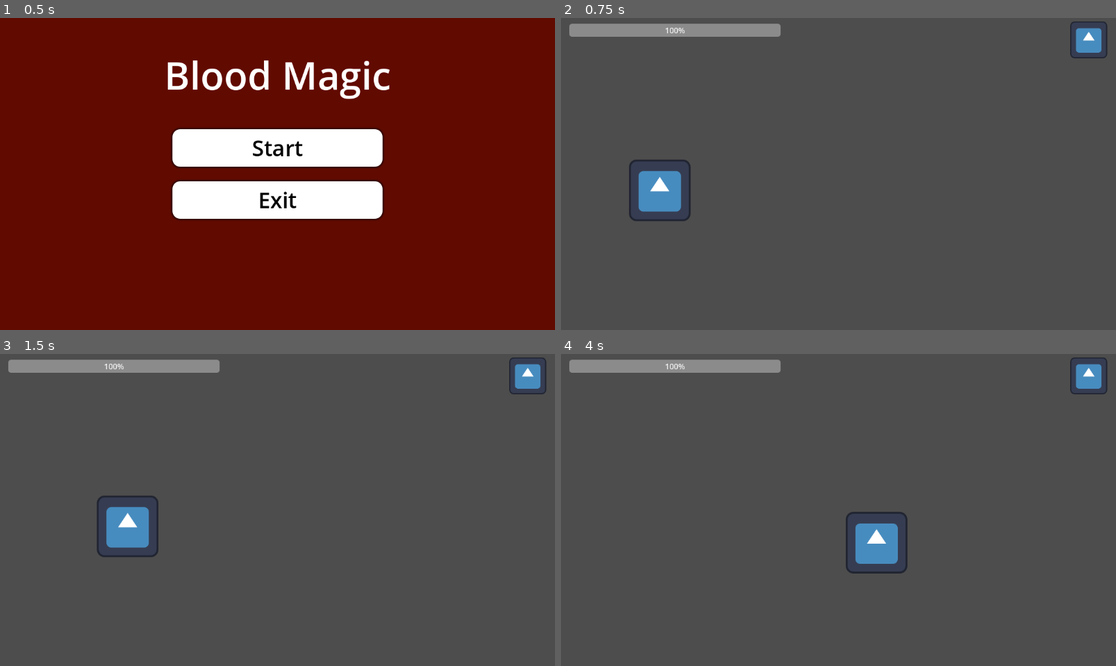
Above: before the commit, frames 1-4 (two rows, left to right).
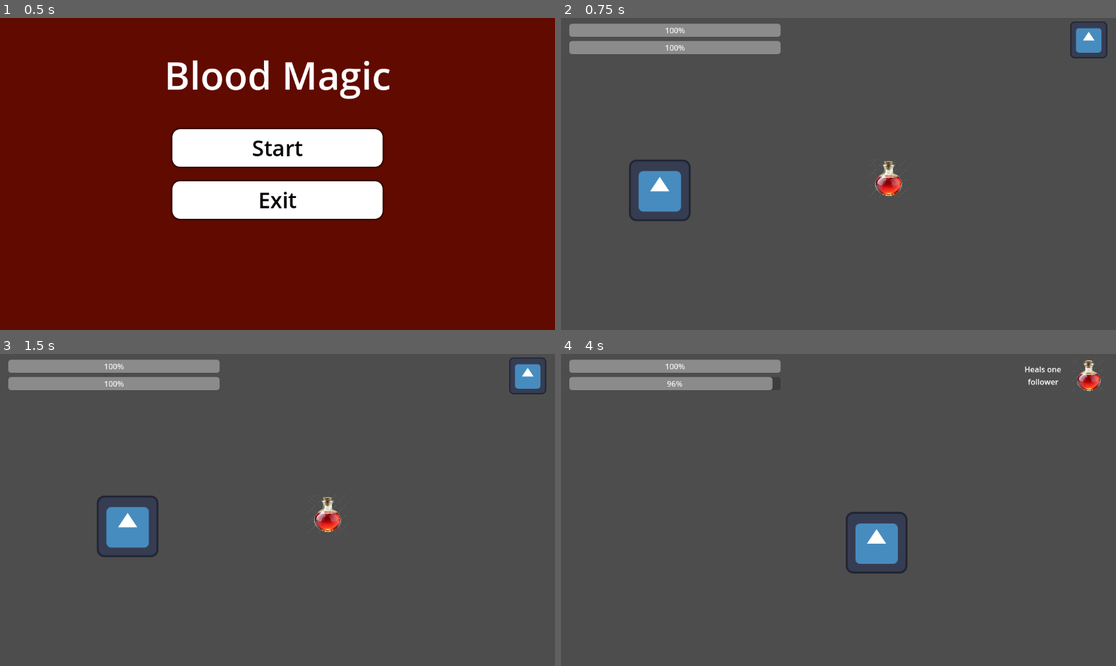
Above: after the commit, the same moments.

Repository: ckfrancois/BloodMagic
Game: Godot game, scene res://scenes/menus/main_menu.tscn
Two runs of this game, one before a commit and one after it. Both use one fixed random seed, a clock stepped at 60 frames per second and the inputs below. The engine's default icon, where the game draws it, is replaced by a stand-in: a white triangle on a blue panel in a dark square.
Inputs:
- Up to frame 1 (0.5 s): no input
- Up to frame 2 (0.75 s): click "Start" at 0.5 s
- Up to frame 3 (1.5 s): tap Enter at 1.25 s; hold Right (Right) from 1.28 s (still down); tap Space (Use Item, bound only after the commit) at 1.35 s
- Up to frame 4 (4 s): release Right (Right) at 2.03 s; hold Down (Down) 2.03-2.78 s; tap Space (Use Item, bound only after the commit) at 2.1, 2.85, 3.6 s; hold Right (Right) 2.78-3.53 s; hold Up (Up) from 3.53 s (still down)

Frame 1 is identical in both runs. In frame 2, 2.0% of the frame differs, in the area x 1-62%, y 7-58%; in frame 3, 2.0%; in frame 4, 2.2%, in the area x 1-99%, y 1-13%.

Commit message:
Healing logic working, items are infinite though
Need to implement discarding an item. Heal all has yet to be tested

Diff:
--- a/blood-magic/project.godot
+++ b/blood-magic/project.godot
@@ -41,4 +41,28 @@
 "events": [Object(InputEventKey,"resource_local_to_scene":false,"resource_name":"","device":-1,"window_id":0,"alt_press …(195 unchanged characters)…
 ]
 }
-config/icon="res://assets/misc/icon.svg"
+"Use Item"={
+"deadzone": 0.2,
+"events": [Object(InputEventKey,"resource_local_to_scene":false,"resource_name":"","device":-1,"window_id":0,"alt_pressed":false,"shift_pressed":false,"ctrl_pressed":false,"meta_pressed":false,"pressed":false,"keycode":0,"physical_keycode":32,"key_label":0,"unicode":32,"location":0,"echo":false,"script":null)
+]
+}
+heal_1={
+"deadzone": 0.2,
+"events": [Object(InputEventKey,"resource_local_to_scene":false,"resource_name":"","device":-1,"window_id":0,"alt_pressed":false,"shift_pressed":false,"ctrl_pressed":false,"meta_pressed":false,"pressed":false,"keycode":0,"physical_keycode":49,"key_label":0,"unicode":49,"location":0,"echo":false,"script":null)
+]
+}
+heal_2={
+"deadzone": 0.2,
+"events": [Object(InputEventKey,"resource_local_to_scene":false,"resource_name":"","device":-1,"window_id":0,"alt_pressed":false,"shift_pressed":false,"ctrl_pressed":false,"meta_pressed":false,"pressed":false,"keycode":0,"physical_keycode":50,"key_label":0,"unicode":50,"location":0,"echo":false,"script":null)
+]
+}
+heal_3={
+"deadzone": 0.2,
+"events": [Object(InputEventKey,"resource_local_to_scene":false,"resource_name":"","device":-1,"window_id":0,"alt_pressed":false,"shift_pressed":false,"ctrl_pressed":false,"meta_pressed":false,"pressed":false,"keycode":0,"physical_keycode":51,"key_label":0,"unicode":51,"location":0,"echo":false,"script":null)
+]
+}
+heal_4={
+"deadzone": 0.2,
+"events": [Object(InputEventKey,"resource_local_to_scene":false,"resource_name":"","device":-1,"window_id":0,"alt_pressed":false,"shift_pressed":false,"ctrl_pressed":false,"meta_pressed":false,"pressed":false,"keycode":0,"physical_keycode":52,"key_label":0,"unicode":52,"location":0,"echo":false,"script":null)
+]
+}
--- a/blood-magic/scenes/enemy/enemy.tscn
+++ b/blood-magic/scenes/enemy/enemy.tscn
@@ -1,14 +1,19 @@
-[gd_scene load_steps=5 format=3 uid="uid://bn2oryar6amqd"]
+[gd_scene load_steps=9 format=3 uid="uid://bn2oryar6amqd"]
 
 [ext_resource type="Script" uid="uid://3btteotqdb8p" path="res://scenes/enemy/enemy.gd" id="1_40wdo"]
 [ext_resource type="Texture2D" uid="uid://mm8ik78skmd0" path="res://assets/misc/icon.svg" id="1_a3pup"]
 [ext_resource type="PackedScene" uid="uid://bwhxbjlgkgmoy" path="res://scripts/enemy/turnzone.tscn" id="2_40wdo"]
+[ext_resource type="Script" uid="uid://c3ni3qnlma52i" path="res://scenes/combat.gd" id="2_nbhyu"]
+[ext_resource type="Resource" uid="uid://1t0a0rn30cqi" path="res://assets/actions/drain.tres" id="3_13gj6"]
+[ext_resource type="Resource" uid="uid://bvnbcxmhpyhx0" path="res://assets/actions/life_steal.tres" id="4_4efjx"]
+[ext_resource type="Resource" uid="uid://c5veuha86g3sw" path="res://assets/actions/reckless_exchange.tres" id="5_hvxgb"]
 
 [sub_resource type="RectangleShape2D" id="RectangleShape2D_epypp"]
 size = Vector2(107, 107)
 
 [node name="enemy" type="Node2D"]
 script = ExtResource("1_40wdo")
+combatActions = Array[ExtResource("2_nbhyu")]([ExtResource("3_13gj6"), ExtResource("4_4efjx"), ExtResource("5_hvxgb")])
 
 [node name="Sprite2D" type="Sprite2D" parent="."]
 texture = ExtResource("1_a3pup")
--- a/blood-magic/scenes/modes/hud.gd
+++ b/blood-magic/scenes/modes/hud.gd
@@ -1,27 +1,71 @@
 extends CanvasLayer
 
+const MAX_MEMBERS = 4
+
 @onready var itemSlot = $ItemSlot
+@onready var itemDesc = $ItemDesc
+
 @onready var health1 = $HealthBar1
 @onready var health2 = $HealthBar2
 @onready var health3 = $HealthBar3
 @onready var health4 = $HealthBar4
 var cultHealth: Array[ProgressBar]
 @onready var player = get_parent().get_node("Player")
+var selecting = false
 
 func _ready() -> void:
 	player.itemCollected.connect(_on_item_collected)
 	player.healthChanged.connect(_on_health_changed)
 	cultHealth = [health1,health2,health3,health4]
+	print(player.heldItem)
+
+func _process(delta) -> void:
+	if !player.heldItem.is_empty():
+		if Input.is_action_just_pressed("Use Item"):
+			if player.heldItem["type"] == "all":
+				heal_all()
+			elif player.heldItem["type"] == "single":
+				show_selection_numbers()
+				selecting = true
+
+		if selecting:
+			for i in range(MAX_MEMBERS):
+				if !player.cultist[i].is_empty():
+					if Input.is_action_just_pressed("heal_%d" % (i+1)):
+						heal_one(i)
+						hide_selection_numbers()
+						selecting = false
 
 func _on_item_collected(itemData: Dictionary):
 	updateItem(itemData)
 
 func updateItem(itemData: Dictionary):
 	itemSlot.setItem(itemData)
+	itemDesc.text = itemData["Description"]
 
 func _on_health_changed(data: Dictionary, num: int):
 	updateHealth(data, num)
 
 func updateHealth(data: Dictionary, num: int):
-	cultHealth[num].value = data["currHealth"] * 100 / data["maxHealth"]
+	cultHealth[num].value = data["currHealth"]
+	cultHealth[num].max_value = data["maxHealth"]
 	cultHealth[num].visible = true
+
+func heal_all():
+	for i in range(MAX_MEMBERS):
+		if !player.cultist[i].is_empty():
+			player.cultist[i]["currHealth"] = min(player.cultist[i]["maxHealth"], player.cultist[i]["currHealth"] + player.heldItem["heal amount"])
+			updateHealth(player.cultist[i],i)
+	player.use_item()
+
+func heal_one(i: int):
+	print("hi")
+	if !player.cultist[i].is_empty():
+		player.cultist[i]["currHealth"] = min(player.cultist[i]["maxHealth"], player.cultist[i]["currHealth"] + player.heldItem["heal amount"])
+		updateHealth(player.cultist[i],i)
+
+func show_selection_numbers():
+	pass
+
+func hide_selection_numbers():
+	pass
--- a/blood-magic/scenes/modes/overworld.tscn
+++ b/blood-magic/scenes/modes/overworld.tscn
@@ -1,8 +1,9 @@
-[gd_scene load_steps=11 format=3 uid="uid://cff8mhxj5v7md"]
+[gd_scene load_steps=12 format=3 uid="uid://cff8mhxj5v7md"]
 
 [ext_resource type="PackedScene" uid="uid://dbkgrxyrugllw" path="res://scenes/player/player.tscn" id="2_nyb65"]
 [ext_resource type="Script" uid="uid://def32cl786ywg" path="res://scenes/modes/hud.gd" id="3_21gn6"]
 [ext_resource type="PackedScene" uid="uid://cakansakw3rha" path="res://scenes/menus/item_slot.tscn" id="3_fkndb"]
+[ext_resource type="PackedScene" uid="uid://dwu08pukomrt1" path="res://scenes/items/temp_potion.tscn" id="7_7h67w"]
 [ext_resource type="PackedScene" uid="uid://co4lceaouqq87" path="res://scenes/rooms/level_1.tscn" id="10_6hfbt"]
 [ext_resource type="PackedScene" uid="uid://br1flxpmbw5ak" path="res://scenes/rooms/camera_2d.tscn" id="11_2kuno"]
 [ext_resource type="PackedScene" uid="uid://b7cmd2qhjnp4o" path="res://scenes/rooms/level_3.tscn" id="11_w7ab0"]
@@ -50,6 +51,18 @@
 offset_right = 1185.0
 offset_bottom = 135.0
 
+[node name="ItemDesc" type="Label" parent="HUD"]
+offset_left = 950.0
+offset_top = 7.0
+offset_right = 1052.0
+offset_bottom = 82.0
+horizontal_alignment = 1
+vertical_alignment = 1
+autowrap_mode = 2
+
+[node name="TempPotion" parent="HUD" instance=ExtResource("7_7h67w")]
+position = Vector2(680, 334)
+
 [node name="Player" parent="." instance=ExtResource("2_nyb65")]
 position = Vector2(205, 358)
 
--- a/blood-magic/scripts/items/temp_potion.gd
+++ b/blood-magic/scripts/items/temp_potion.gd
@@ -5,6 +5,7 @@
 	"type": "single",
 	"heal amount": 20,
 	"icon": preload("res://assets/items/tempPotion.png"),
+	"Description": "Heals one follower"
 }
 
 func _on_body_entered(body: CharacterBody2D) -> void:
--- a/blood-magic/scripts/player/player.gd
+++ b/blood-magic/scripts/player/player.gd
@@ -19,6 +19,8 @@
 func _ready():
 	collectCultist({"currHealth": 10,
 	"maxHealth":10})
+	collectCultist({"currHealth": 25,
+	"maxHealth":25})
 
 func _physics_process(delta: float) -> void:
 	var moveX := Input.get_axis("Left", "Right")
@@ -33,19 +35,27 @@
 	else:
 		velocity.y = move_toward(velocity.y, 0, SPEED)
 
+	move_and_slide()
 
-	move_and_slide()
+	if Input.is_action_just_pressed("Up"):
+		cultistHurt()
 
 func _combat_action(action : combat , enemy : Node2D):
 	pass
+
 func collectItem(data: Dictionary):
 	emit_signal("itemCollected", data)
+	heldItem = data
 
-func useItem():
-	pass
 
 func collectCultist(data: Dictionary):
 	while !cultist[numCultist].is_empty():
 		numCultist += 1
 	cultist[numCultist] = data
-	emit_signal("healthChanged", data, numCultist)
+	emit_signal("healthChanged", cultist[numCultist], numCultist)
+
+func cultistHurt():
+	print(numCultist)
+	var x = randi_range(0,numCultist)
+	cultist[x]["currHealth"] -= 1
+	emit_signal("healthChanged", cultist[x], x)
